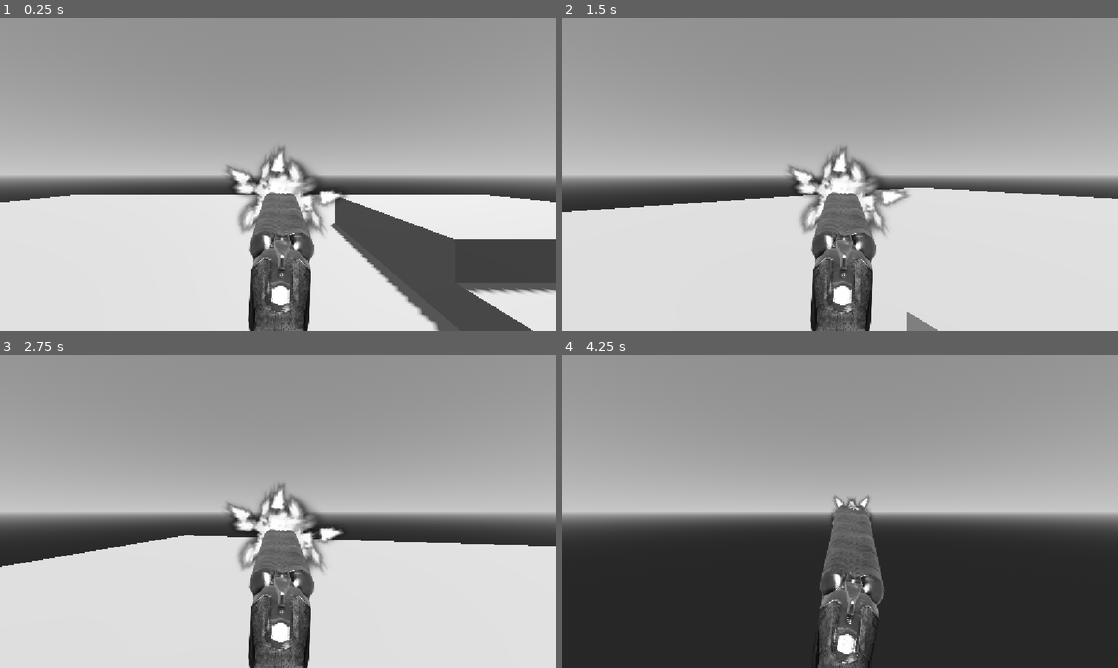
Above: before the commit, frames 1-4 (two rows, left to right).
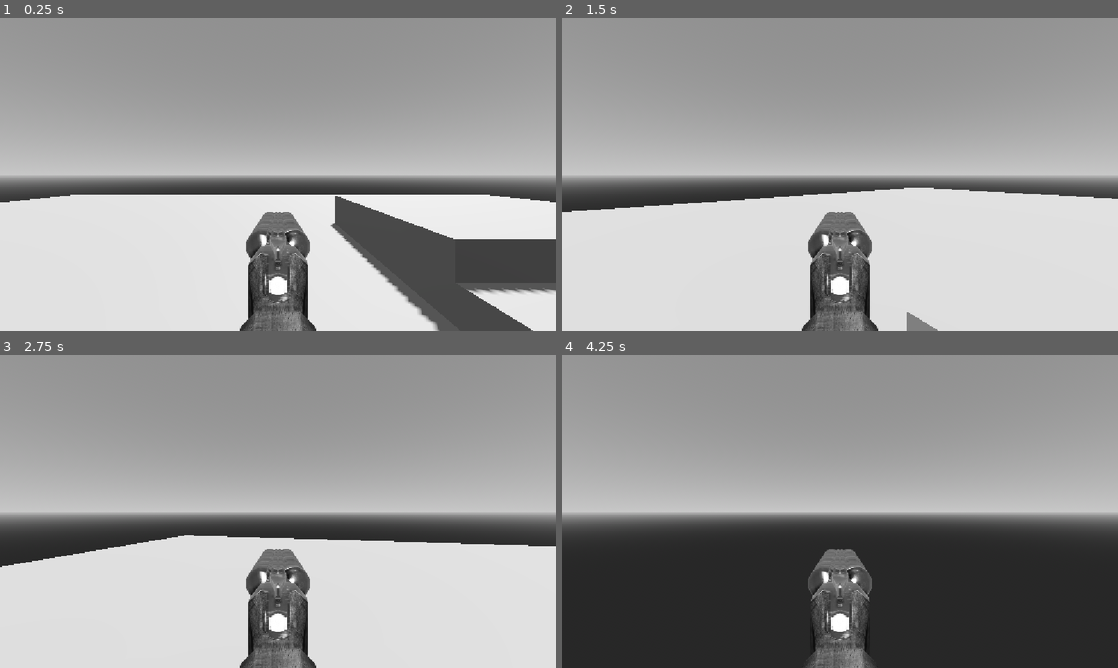
Above: after the commit, the same moments.

Repository: spheroidon/achromatic
Game: Godot game, scene res://scenes/dev_level.tscn
Two runs of this game, one before a commit and one after it. Both use one fixed random seed, a clock stepped at 60 frames per second and the inputs below.
Inputs (mouse positions are in pixels of both pictures, inside the frame that each line leads up to):
- Up to frame 1 (0.25 s): no input
- Up to frame 2 (1.5 s): move the mouse to (962, 158) at 0.52 s; hold D (move_right) 0.53-1.28 s; hold Shift (run) 0.53-1.28 s; click (962, 158) at 0.67 s; move the mouse to (812, 174) at 1.27 s; hold W (move_forwards) from 1.28 s (still down); tap Shift (run) at 1.35 s
- Up to frame 3 (2.75 s): keep holding W (move_forwards); move the mouse to (289, 505) at 2.02 s; hold Shift (run) from 2.03 s (still down)
- Up to frame 4 (4.25 s): keep holding W (move_forwards); move the mouse to (834, 517) at 2.77 s; release Shift (run) at 2.78 s; tap Shift (run) at 2.85 s; move the mouse to (878, 514) at 3.52 s; hold Shift (run) from 3.53 s (still down)

The runs differ from the first frame. In frame 1, 4.5% of the frame differs, in the area x 40-63%, y 40-100%; in frame 2, 4.6%; in frame 3, 4.5%; in frame 4, 3.7%.

Commit message:
Added shoot/interact inputs, slight shotgun changes

Diff:
--- /dev/null
+++ b/assets/shotgun/shotgun.tres
@@ -0,0 +1,55 @@
+[gd_resource type="SpriteFrames" format=3 uid="uid://d107mmirjhjs3"]
+
+[ext_resource type="Texture2D" uid="uid://bs6gtodandbgt" path="res://assets/shotgun/shotgun_base.png" id="1_eb0xw"]
+[ext_resource type="Texture2D" uid="uid://b0ergn1am1j78" path="res://assets/shotgun/shotgun_shoot_1.png" id="2_hdh7l"]
+[ext_resource type="Texture2D" uid="uid://b4n1defuykyl6" path="res://assets/shotgun/shotgun_shoot_2.png" id="3_0mjtx"]
+[ext_resource type="Texture2D" uid="uid://dqq11nvmc8wlk" path="res://assets/shotgun/shotgun_shoot_3.png" id="4_vlad1"]
+[ext_resource type="Texture2D" uid="uid://bqotltbo8tklr" path="res://assets/shotgun/shotgun_shoot_4.png" id="5_oqag1"]
+[ext_resource type="Texture2D" uid="uid://djufte52a06lu" path="res://assets/shotgun/shotgun_shoot_5.png" id="6_6tj1n"]
+[ext_resource type="Texture2D" uid="uid://dkelfyg3bis6d" path="res://assets/shotgun/shotgun_shoot_6.png" id="7_ftmsj"]
+[ext_resource type="Texture2D" uid="uid://u4ig4j47yfye" path="res://assets/shotgun/shotgun_shoot_7.png" id="8_y2wor"]
+[ext_resource type="Texture2D" uid="uid://bg504dum3ovxg" path="res://assets/shotgun/shotgun_shoot_8.png" id="9_hb2oo"]
+[ext_resource type="Texture2D" uid="uid://diju5q1oo4i10" path="res://assets/shotgun/shotgun_shoot_9.png" id="10_8yc2o"]
+
+[resource]
+animations = [{
+"frames": [{
+"duration": 1.0,
+"texture": ExtResource("1_eb0xw")
+}],
+"loop": 1,
+"name": &"default",
+"speed": 5.0
+}, {
+"frames": [{
+"duration": 1.15,
+"texture": ExtResource("2_hdh7l")
+}, {
+"duration": 1.2,
+"texture": ExtResource("3_0mjtx")
+}, {
+"duration": 1.1,
+"texture": ExtResource("4_vlad1")
+}, {
+"duration": 1.05,
+"texture": ExtResource("5_oqag1")
+}, {
+"duration": 1.0,
+"texture": ExtResource("6_6tj1n")
+}, {
+"duration": 0.95,
+"texture": ExtResource("7_ftmsj")
+}, {
+"duration": 0.9,
+"texture": ExtResource("8_y2wor")
+}, {
+"duration": 1.0,
+"texture": ExtResource("9_hb2oo")
+}, {
+"duration": 1.05,
+"texture": ExtResource("10_8yc2o")
+}],
+"loop": 0,
+"name": &"shoot",
+"speed": 8.0
+}]
--- a/assets/shotgun/shotgun_shoot.tres
+++ /dev/null
@@ -1,46 +0,0 @@
-[gd_resource type="SpriteFrames" format=3 uid="uid://d107mmirjhjs3"]
-
-[ext_resource type="Texture2D" uid="uid://b0ergn1am1j78" path="res://assets/shotgun/shotgun_shoot_1.png" id="1_u2wld"]
-[ext_resource type="Texture2D" uid="uid://b4n1defuykyl6" path="res://assets/shotgun/shotgun_shoot_2.png" id="2_w0xxh"]
-[ext_resource type="Texture2D" uid="uid://dqq11nvmc8wlk" path="res://assets/shotgun/shotgun_shoot_3.png" id="3_7tx75"]
-[ext_resource type="Texture2D" uid="uid://bqotltbo8tklr" path="res://assets/shotgun/shotgun_shoot_4.png" id="4_cqat2"]
-[ext_resource type="Texture2D" uid="uid://djufte52a06lu" path="res://assets/shotgun/shotgun_shoot_5.png" id="5_fdawj"]
-[ext_resource type="Texture2D" uid="uid://dkelfyg3bis6d" path="res://assets/shotgun/shotgun_shoot_6.png" id="6_6qf5s"]
-[ext_resource type="Texture2D" uid="uid://u4ig4j47yfye" path="res://assets/shotgun/shotgun_shoot_7.png" id="7_ikdfk"]
-[ext_resource type="Texture2D" uid="uid://bg504dum3ovxg" path="res://assets/shotgun/shotgun_shoot_8.png" id="8_y7qaa"]
-[ext_resource type="Texture2D" uid="uid://diju5q1oo4i10" path="res://assets/shotgun/shotgun_shoot_9.png" id="9_0rejv"]
-
-[resource]
-animations = [{
-"frames": [{
-"duration": 1.2,
-"texture": ExtResource("1_u2wld")
-}, {
-"duration": 1.4,
-"texture": ExtResource("2_w0xxh")
-}, {
-"duration": 1.15,
-"texture": ExtResource("3_7tx75")
-}, {
-"duration": 1.05,
-"texture": ExtResource("4_cqat2")
-}, {
-"duration": 1.0,
-"texture": ExtResource("5_fdawj")
-}, {
-"duration": 0.95,
-"texture": ExtResource("6_6qf5s")
-}, {
-"duration": 0.9,
-"texture": ExtResource("7_ikdfk")
-}, {
-"duration": 1.0,
-"texture": ExtResource("8_y7qaa")
-}, {
-"duration": 1.05,
-"texture": ExtResource("9_0rejv")
-}],
-"loop": 1,
-"name": &"shoot",
-"speed": 8.0
-}]
--- a/objects/gun_image.gd
+++ b/objects/gun_image.gd
@@ -1,5 +1,3 @@
-@tool
-
 extends TextureRect
 
 @export var sprites: SpriteFrames
--- a/objects/player.tscn
+++ b/objects/player.tscn
@@ -1,8 +1,9 @@
 [gd_scene format=3 uid="uid://dd3weo6tcdfsx"]
 
 [ext_resource type="Script" uid="uid://by6kwjcoa3krm" path="res://objects/character.gd" id="1_ykyjo"]
+[ext_resource type="Texture2D" uid="uid://b0ergn1am1j78" path="res://assets/shotgun/shotgun_shoot_1.png" id="2_nmc1l"]
 [ext_resource type="Script" uid="uid://ly5w11s2rltn" path="res://objects/gun_image.gd" id="3_uxov2"]
-[ext_resource type="SpriteFrames" uid="uid://d107mmirjhjs3" path="res://assets/shotgun/shotgun_shoot.tres" id="4_nmc1l"]
+[ext_resource type="SpriteFrames" uid="uid://d107mmirjhjs3" path="res://assets/shotgun/shotgun.tres" id="4_nmc1l"]
 
 [sub_resource type="SeparationRayShape3D" id="SeparationRayShape3D_pmfrs"]
 length = 0.6
@@ -46,10 +47,9 @@
 size_flags_horizontal = 3
 size_flags_vertical = 3
 mouse_filter = 2
+texture = ExtResource("2_nmc1l")
 expand_mode = 5
 stretch_mode = 5
 script = ExtResource("3_uxov2")
 sprites = ExtResource("4_nmc1l")
-current_animation = "shoot"
 auto_play = true
-playing = true
--- a/project.godot
+++ b/project.godot
@@ -51,6 +51,18 @@
 "events": [Object(InputEventKey,"resource_local_to_scene":false,"resource_name":"","device":-1,"window_id":0,"alt_press …(195 unchanged characters)…
 ]
 }
+shoot={
+"deadzone": 0.2,
+"events": [Object(InputEventMouseButton,"resource_local_to_scene":false,"resource_name":"","device":-1,"window_id":0,"alt_pressed":false,"shift_pressed":false,"ctrl_pressed":false,"meta_pressed":false,"button_mask":1,"position":Vector2(353, 26),"global_position":Vector2(362, 74),"factor":1.0,"button_index":1,"canceled":false,"pressed":true,"double_click":false,"script":null)
+, Object(InputEventKey,"resource_local_to_scene":false,"resource_name":"","device":-1,"window_id":0,"alt_pressed":false,"shift_pressed":false,"ctrl_pressed":false,"meta_pressed":false,"pressed":false,"keycode":0,"physical_keycode":32,"key_label":0,"unicode":32,"location":0,"echo":false,"script":null)
+]
+}
+interact={
+"deadzone": 0.2,
+"events": [Object(InputEventMouseButton,"resource_local_to_scene":false,"resource_name":"","device":-1,"window_id":0,"alt_pressed":false,"shift_pressed":false,"ctrl_pressed":false,"meta_pressed":false,"button_mask":2,"position":Vector2(269, 17),"global_position":Vector2(278, 65),"factor":1.0,"button_index":2,"canceled":false,"pressed":true,"double_click":false,"script":null)
+, Object(InputEventKey,"resource_local_to_scene":false,"resource_name":"","device":-1,"window_id":0,"alt_pressed":false,"shift_pressed":false,"ctrl_pressed":false,"meta_pressed":false,"pressed":false,"keycode":0,"physical_keycode":69,"key_label":0,"unicode":101,"location":0,"echo":false,"script":null)
+]
+}
 
 [physics]
 
